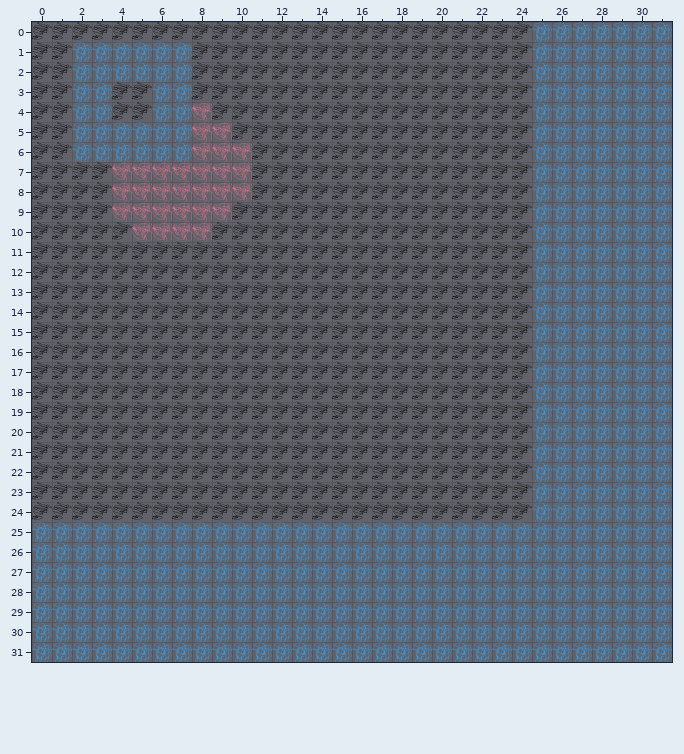
Tiled map: ExtendedTest/ExtendedTest/Content/Tilemaps/0-0.tmx. Above is the file before it was changed.
Cells are 64x64 px. Shown: x 0..31, y 0..31.
Once edited:
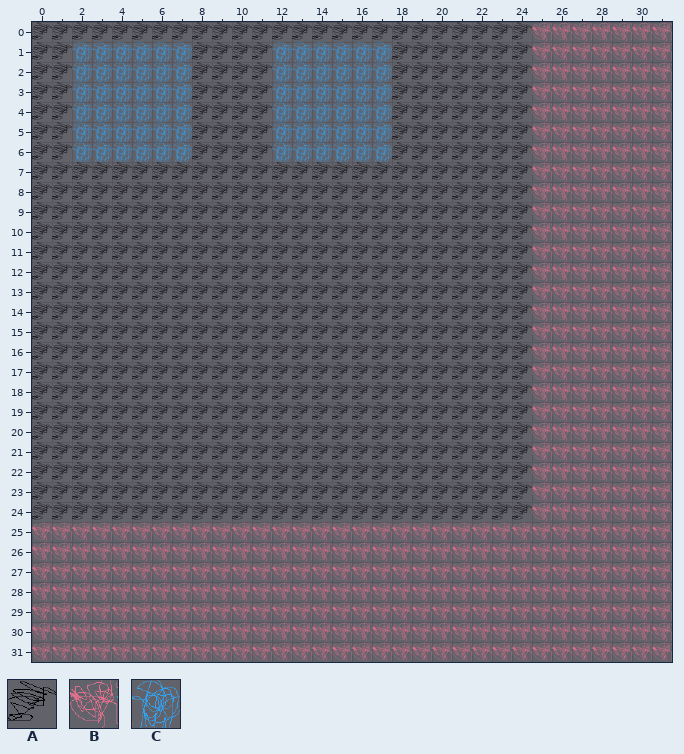
Key: from "ggggg": A 0, B 1, C 2.
_ is an empty cell.
From old to new:
Layer "Tile Layer 1":
Tile A replaces tile B in row 4 at x 8; in row 5 at x 8 to 9; in row 6 at x 8 to 10; in rows 7 to 8 at x 4 to 10; in row 9 at x 4 to 9; in row 10 at x 5 to 8.
Tile B replaces tile C in rows 0 to 24 at x 25 to 31; in rows 25 to 31 at x 0 to 31.
Tile C replaces tile A in rows 1 to 2 at x 12 to 17; in rows 3 to 4 at x 4 to 5 and 12 to 17; in rows 5 to 6 at x 12 to 17.
Changed places in both pictures, as pixel boxes (x1, y1, x2, y2):
changed: (32, 22, 672, 662)
